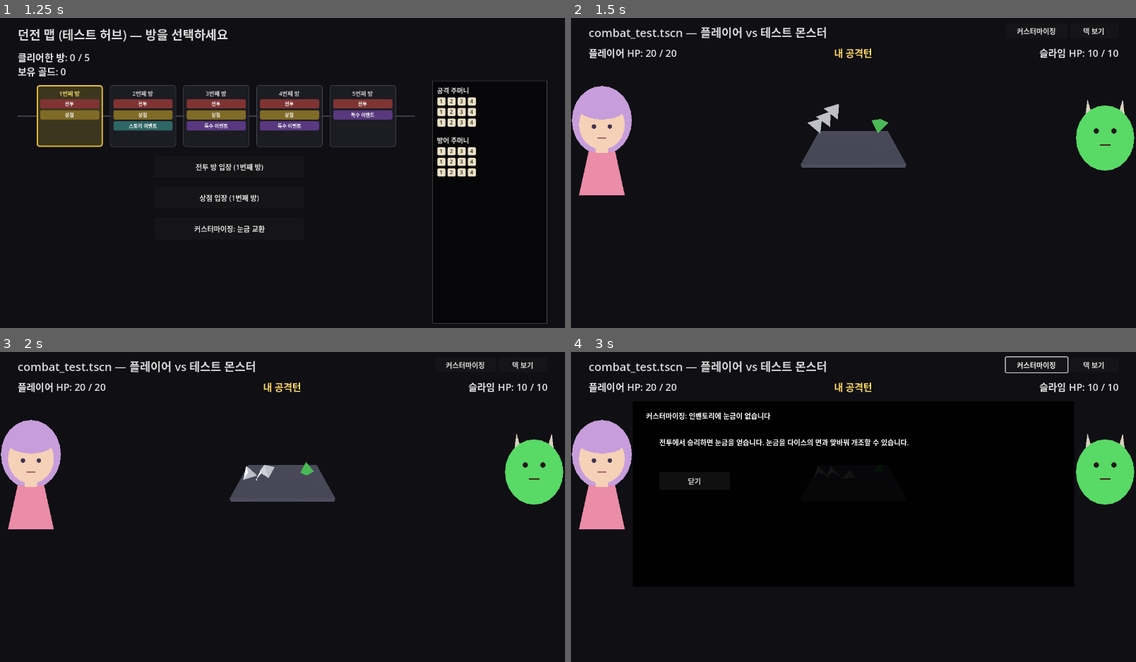
Above: before the commit, frames 1-4 (two rows, left to right).
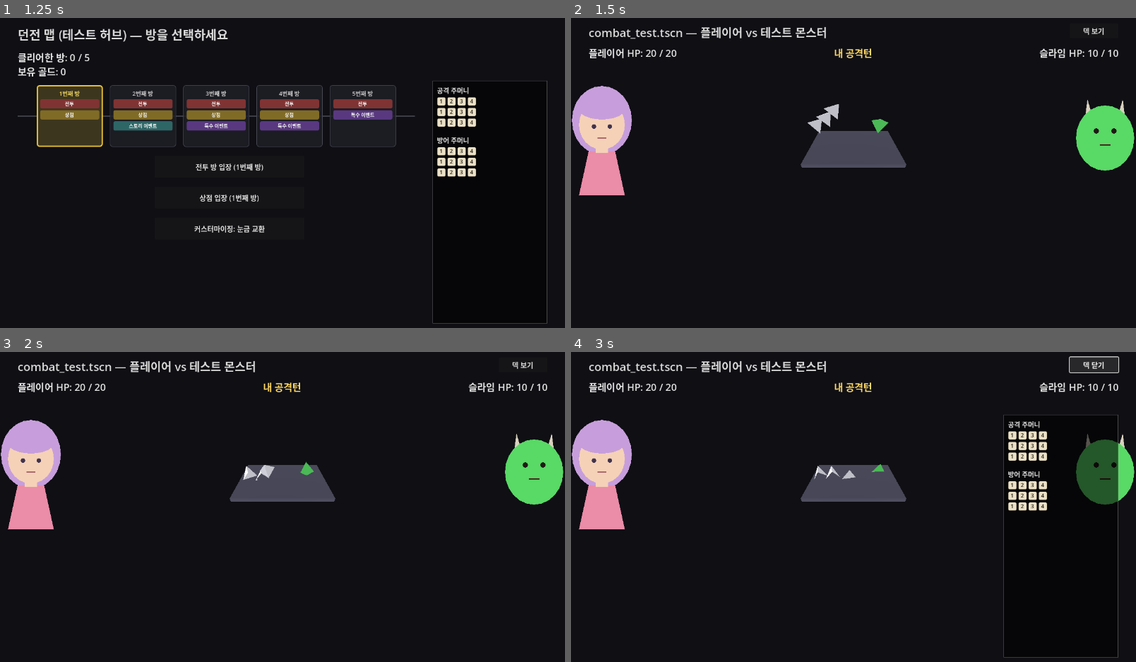
Above: after the commit, the same moments.

Repository: YGseok/ProjectD
Game: Godot game, scene res://code/scenes/character_select.tscn
Two runs of this game, one before a commit and one after it. Both use one fixed random seed, a clock stepped at 60 frames per second and the inputs below.
Inputs (mouse positions are in pixels of both pictures, inside the frame that each line leads up to):
- Up to frame 1 (1.25 s): click "던전 시작" at 0.5 s
- Up to frame 2 (1.5 s): click "전투 방 입장 (1번째 방)" at 1.25 s
- Up to frame 3 (2 s): no input
- Up to frame 4 (3 s): click (1034, 364) at 2 s, where only the run before the commit has a clickable "커스터마이징"; click "덱 보기" at 2.75 s

Frame 1 is identical in both runs. In frame 2, less than 0.1% of the frame differs, in the area x 78-86%, y 3-6%; in frame 3, less than 0.1%; in frame 4, 5.7%, in the area x 13-97%, y 1-99%.

Commit message:
feat: 몬스터 다이스 D4->D6->D8 스케일링 추가, 전투 중 커스터마이징 차단
- 몬스터 공격/방어 다이스가 방 진행(room 2/4)에 따라 D6/D8로 커지도록 구현.
  기존 개수/HP 스케일링과 같은 잠정값 방식으로, 기존 스폰/재질 파이프라인이
  sides 값을 그대로 읽어가서 코드 추가 없이 모양/재질도 자동으로 따라옴.
- INBOX.md 신규 지시("커스터마이징은 전투 중에는 불가능해야 한다")를 반영해
  combat_test의 커스터마이징 토글 버튼을 battle_over 전에는 숨기고, 핸들러도
  이중으로 막음. 던전맵/상점/이벤트 등 비전투 화면과 승리 보상 화면의
  커스터마이징은 그대로 유지.

Co-Authored-By: Claude Sonnet 5 <noreply@anthropic.com>

Diff:
--- a/code/scenes/combat_test.gd
+++ b/code/scenes/combat_test.gd
@@ -133,6 +133,22 @@
 ]
 
 
+## 몬스터 다이스 면 개수(sides) 스케일링. 지금까지 몬스터 주머니는 방과 무관하게 항상
+## DiceBag.new(4, ...)(D4 고정)이라 개수만 늘어날 뿐 다이스 "모양"은 절대 안 바뀌는
+## 간극이 있었음 (STATUS.md 큐 1 "몬스터별로 의도적으로 다른 다이스 형태를 쓰게 할지는
+## 아직 미정"에서 제안된 방향을 그대로 적용). room_index가 늘수록 D4 -> D6 -> D8로
+## 커지게 해 "던전이 진행될수록 몬스터가 강해진다"는 체감을 다이스 개수뿐 아니라
+## 다이스 모양(과 그에 딸린 재질/색, _material_for_sides() 참고)으로도 드러낸다.
+## 값 자체는 감으로 잡은 잠정값 — 이 스케일링이 기존 개수/HP 스케일링과 겹쳐 후반
+## 난이도가 과도해지는 건 아닌지 사람 피드백 필요.
+func _monster_dice_sides_for_room(room_index: int) -> int:
+	if room_index >= 4:
+		return 8
+	if room_index >= 2:
+		return 6
+	return 4
+
+
 ## 잠정 난이도 스케일링 (DESIGN.md 미확정 — 1번째 방만 확정 수치 그대로 유지).
 ## room_index: 0부터 시작 (RunState.rooms_cleared와 동일한 기준, 즉 몇 번째 몬스터인지).
 ## room_index=0 -> 공격 2D4 / 방어 1D4 / HP10 (DESIGN.md 확정값과 동일).
@@ -145,6 +161,7 @@
 	return {
 		"attack_count": 2 + int(room_index / 2.0),
 		"defense_count": 1 + int(room_index / 3.0),
+		"dice_sides": _monster_dice_sides_for_room(room_index),
 		"max_hp": 10 + room_index * 3,
 		"name": name_text,
 		"color": profile["color"],
@@ -153,8 +170,9 @@
 
 func _ready() -> void:
 	var config := _monster_config_for_room(RunState.rooms_cleared)
-	monster_attack_bag = DiceBag.new(4, config["attack_count"])
-	monster_defense_bag = DiceBag.new(4, config["defense_count"])
+	var monster_sides: int = config["dice_sides"]
+	monster_attack_bag = DiceBag.new(monster_sides, config["attack_count"])
+	monster_defense_bag = DiceBag.new(monster_sides, config["defense_count"])
 	monster_max_hp = config["max_hp"]
 	monster_hp = monster_max_hp
 	monster_name = config["name"]
@@ -163,7 +181,8 @@
 
 	next_button.pressed.connect(_on_next_button_pressed)
 	deck_toggle_button.pressed.connect(_on_deck_toggle_pressed)
-	customize_toggle_button.pressed.connect(customize_panel.open)
+	customize_toggle_button.pressed.connect(_on_customize_toggle_pressed)
+	customize_toggle_button.visible = false
 	customize_panel.closed.connect(_on_customize_panel_closed)
 	_update_labels()
 	_run_battle()
@@ -177,6 +196,18 @@
 func _on_deck_toggle_pressed() -> void:
 	deck_panel.visible = not deck_panel.visible
 	deck_toggle_button.text = "덱 닫기" if deck_panel.visible else "덱 보기"
+
+
+## INBOX.md 피드백(2026-09-03) "커스터마이징은 전투 중에는 불가능해야 한다" — 이전
+## 이터레이션이 "어디서든 커스터마이징"을 위해 combat_test에도 상시 토글 버튼을
+## 붙였던 것을 사용자가 되돌리라고 지시함. 버튼 자체를 battle_over가 될 때까지 숨겨서
+## (_ready()/_do_exchange() 참고) 보통은 누를 수조차 없지만, QA의 GAME_QA_CALL처럼
+## 시그널을 직접 emit해 visible 체크를 우회하는 경로까지 막기 위해 핸들러에서도
+## battle_over를 한 번 더 확인한다.
+func _on_customize_toggle_pressed() -> void:
+	if not battle_over:
+		return
+	customize_panel.open()
 
 
 func _run_battle() -> void:
@@ -249,6 +280,10 @@
 		turn_label.text = "패배... (플레이어 사망)"
 		player_portrait.set_expression("angry" if randi() % 2 == 0 else "sad")
 		monster_portrait.set_expression("happy")
+
+	# INBOX.md 피드백(2026-09-03) "커스터마이징은 전투 중에는 불가능해야 한다" — 전투가
+	# 끝난 뒤에만 상단 토글 버튼을 보여준다 (battle_over가 막 true가 된 시점에 맞춰 동기화).
+	customize_toggle_button.visible = battle_over
 
 	await get_tree().create_timer(EXCHANGE_PAUSE_TIME).timeout
 
@@ -519,11 +554,13 @@
 	customize_panel.open()
 
 
-## QA 전용 — INBOX.md 피드백(2026-09-03) "커스터마이징은 전투 중에는 불가능하다"
-## 조사용. GAME_QA_CALL은 메서드를 직접 호출할 뿐 실제 마우스 클릭을 흉내내지 않으므로,
-## _debug_open_customize()(= customize_panel.open() 직접 호출)만으로는 실제 버튼의
-## disabled/visible/mouse_filter 상태나 시그널 연결 자체에 문제가 있어도 걸러내지 못한다.
-## 그래서 여기서는 버튼 상태를 점검하고 실제 pressed 시그널을 발생시켜 본다.
+## QA 전용 — INBOX.md 피드백(2026-09-03) "커스터마이징은 전투 중에는 불가능해야 한다"
+## 검증용. 이전(2026-09-03 (10)) 조사 당시에는 이 훅이 "버튼이 실수로 안 열리는 게
+## 아닌지" 확인하는 용도였지만, 이번에 사용자가 요구사항을 뒤집어 이제는 반대로
+## "battle_over=false일 때 정말로 안 열리는지"를 확인하는 용도로 쓴다. GAME_QA_CALL은
+## 메서드를 직접 호출할 뿐 실제 마우스 클릭을 흉내내지 않으므로, visible만으로는
+## "숨겨서 못 누르게 함"과 "핸들러 자체가 막음"을 구별 못 한다 — 그래서 emit_signal로
+## pressed를 강제로 발생시켜서, 핸들러의 battle_over 체크가 실제로 막는지까지 확인한다.
 func _debug_verify_customize_button_during_battle() -> void:
 	print("[customize_btn_check] visible=%s disabled=%s mouse_filter=%s battle_over=%s" % [
 		customize_toggle_button.visible, customize_toggle_button.disabled,
@@ -635,6 +672,35 @@
 		die.rotation = Vector3(0.5, 0.6, 0.0)
 
 
+## QA 디버그 전용 — 몬스터 다이스 면 개수(sides) 스케일링(_monster_dice_sides_for_room())
+## 검증용. GAME_QA_CALL은 _ready() 이후(즉 몬스터 주머니가 이미 room 0 기준으로
+## 만들어진 뒤)에, 그리고 settle 대기보다 나중에 실행되므로, 새로 스폰한 다이스는
+## 떨어지는 도중일 수 있다 — _debug_show_material_swatch()와 같은 패턴으로 freeze=true를
+## 줘서 낙하 중간 프레임이 찍히지 않고 항상 같은 자세로 보이게 한다.
+func _debug_show_monster_dice_for_room(room_index: int) -> void:
+	var config := _monster_config_for_room(room_index)
+	var sides: int = config["dice_sides"]
+	monster_attack_bag = DiceBag.new(sides, config["attack_count"])
+	_clear_dice()
+	var count: int = config["attack_count"]
+	for i in count:
+		var die := DieScene.instantiate()
+		die.sides = sides
+		die.color_override = config["color"]
+		var material := _material_for_sides(sides)
+		if material != null:
+			die.material = material
+		dice_root.add_child(die)
+		die.transform = Transform3D(Basis(), Vector3(-1.0 + i * 1.0, 1.0, 0))
+		die.freeze = true
+		die.rotation = Vector3(0.5, 0.6, 0.0)
+
+
+## GAME_QA_CALL은 인자 없는 메서드만 호출할 수 있어 각 room_index별로 래퍼를 둔다.
+func _debug_show_monster_dice_room4() -> void:
+	_debug_show_monster_dice_for_room(4)
+
+
 ## QA 전용 래퍼 — 패배 시 표정(플레이어 분노, 몬스터 기쁨)을 스크린샷으로 확인하기
 ## 위함. randi() 기반 분노/슬픔 분기 중 "분노" 쪽을 강제로 보여준다.
 func _debug_show_defeat_expressions() -> void:
Not shown, changed: docs/DESIGN.md
Not shown, changed: docs/STATUS.md
Not shown, changed: docs/feedback/INBOX.md
